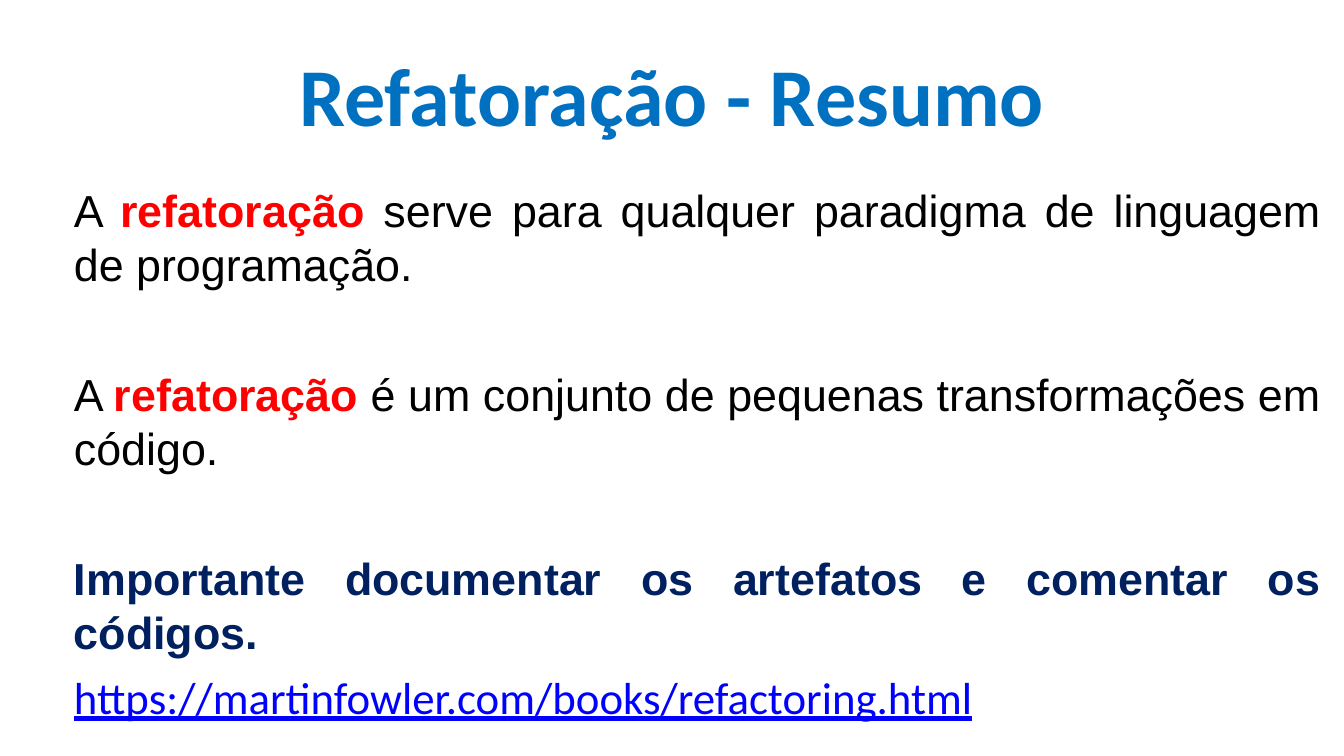
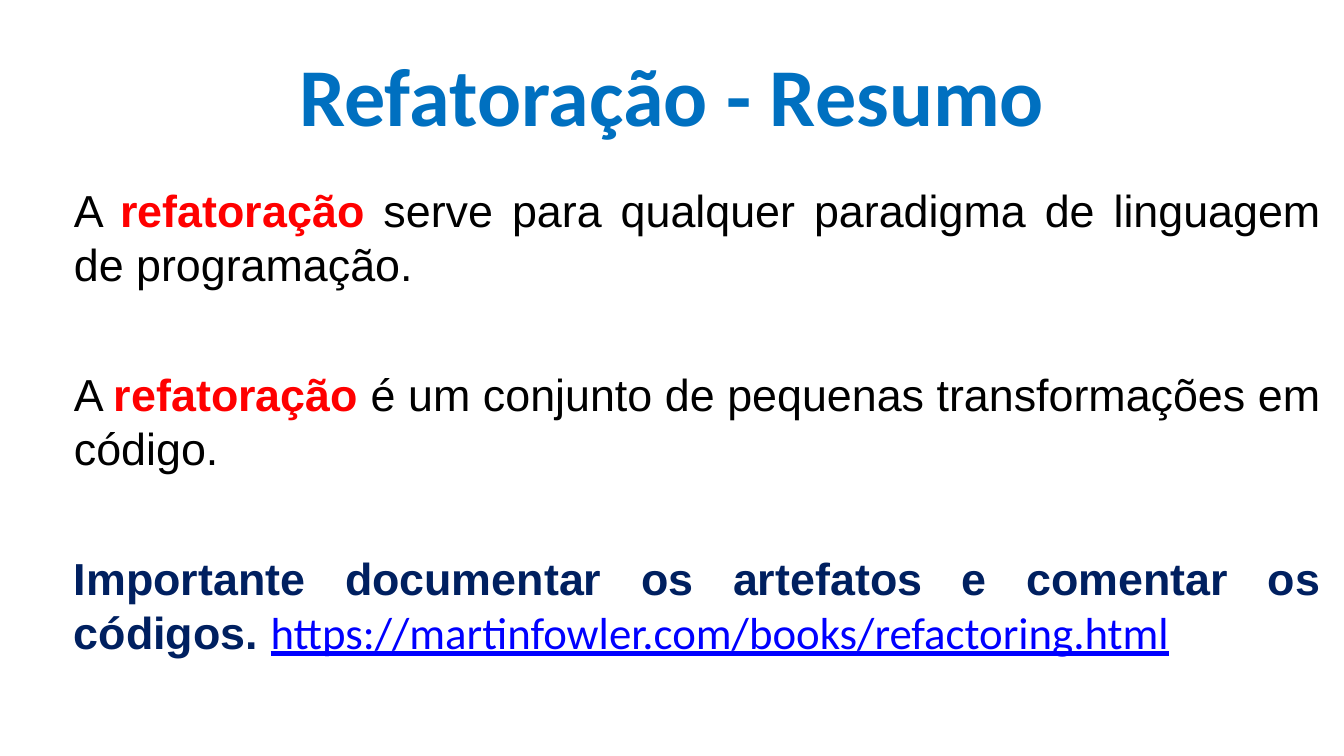
Before and after one commit to CloudEducationBrazil/WydenEngenhariaDeSoftware, a slide deck: slide 20 of 01 Classes/Aulas 05 e 06 Refatoração e Code-Smell.pptx. Drawn at 1344x756 pixels with LibreOffice and Linux fonts; fonts in the diff are those of the drawing; background and template pictures are left out. Boxes give left, top, right and bottom in pixels: in the first picture for what was removed or moved away, otherwise in the second. Text is boxed around its words. In the diff, an @@ line names an element or a change of style, - is before the commit and + after.

```diff
--- a/01 Classes/Aulas 05 e 06 Refatoração e Code-Smell.pptx
+++ b/01 Classes/Aulas 05 e 06 Refatoração e Code-Smell.pptx
@@ text at box(74, 562, 1320, 658): text changed @@
-Importante documentar os artefatos e comentar os códigos.
-https://martinfowler.com/books/refactoring.html
+Importante documentar os artefatos e comentar os códigos. https://martinfowler.com/books/refactoring.html
```
Also in this commit, not shown: 20 other slides changed, 1 slide removed.
